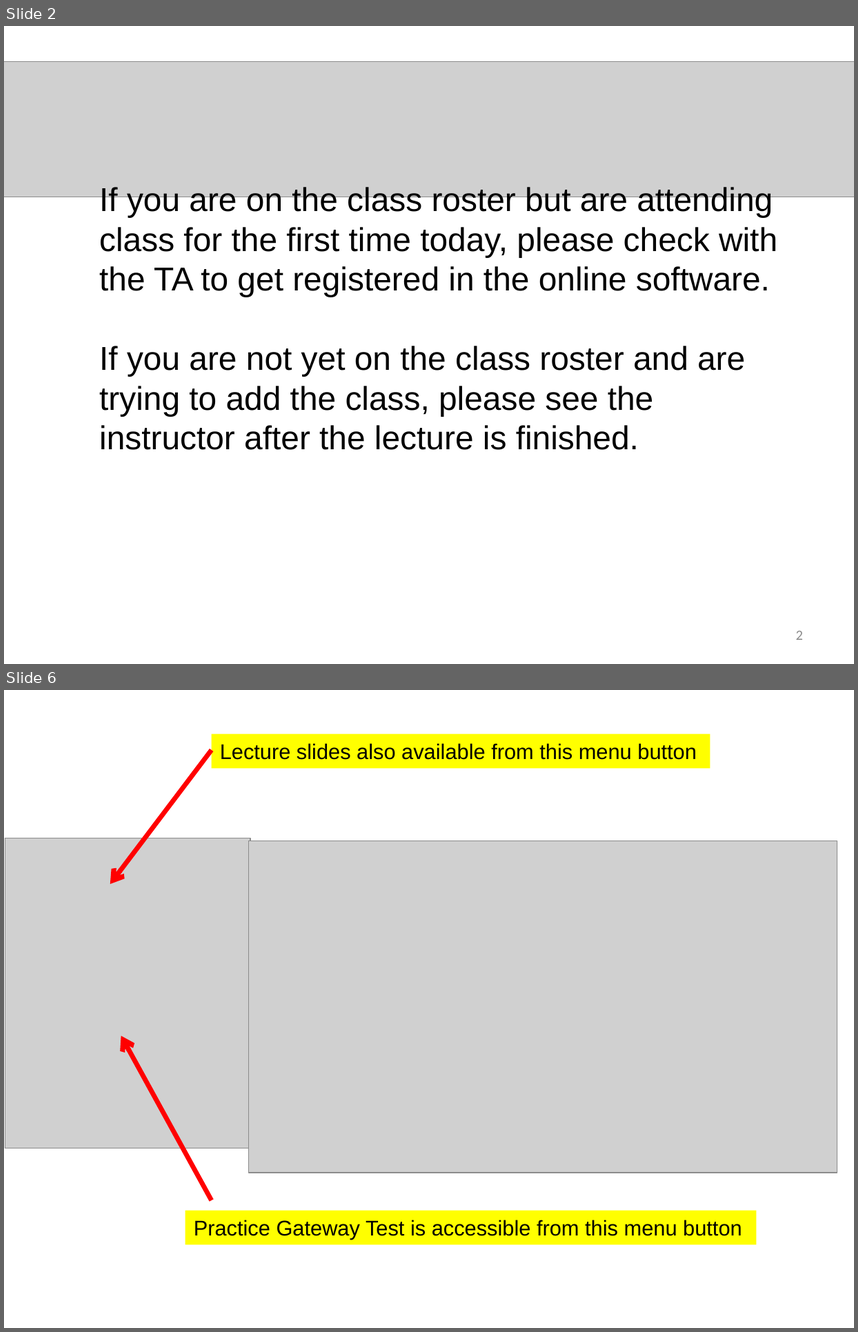
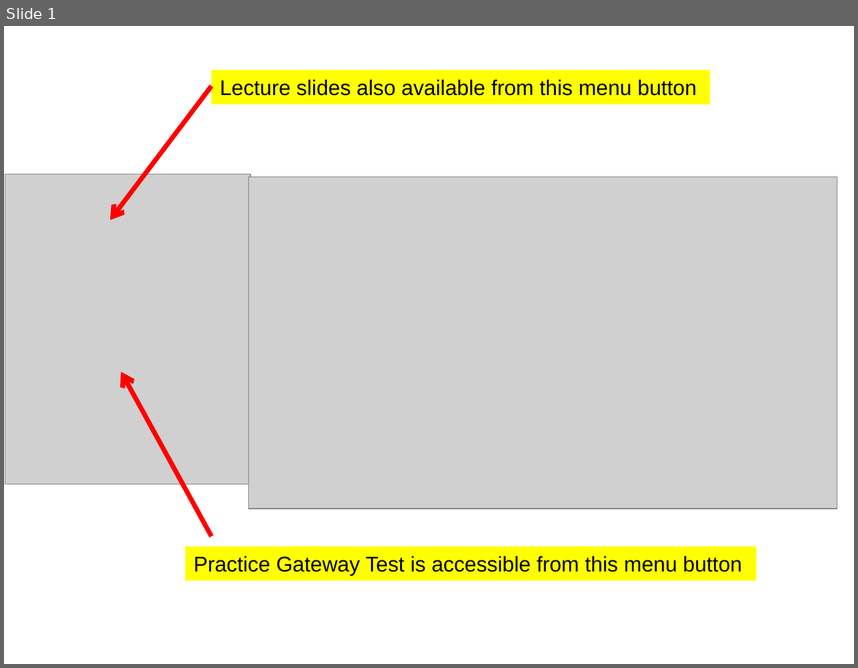
Before and after one commit to tyler-skorczewski-math/tyler-skorczewski-math.github.io, a slide deck: math90/Math90Lecture_1_3A.pptx. Shown one above the other, each under a label of ours: slides 2 and 6 before the commit, slide 1 after it; the slides between them are not shown. The pictures are 858x1332 and 858x668 pixels, drawn with LibreOffice and Linux fonts; fonts in the diff are those of the drawing; grey boxes stand for pictures. Boxes give left, top, right and bottom in pixels: in the first picture for what was removed or moved away, otherwise in the second. Text is boxed around its words. In the diff, an @@ line names an element or a change of style, - is before the commit and + after.

```diff
--- a/math90/Math90Lecture_1_3A.pptx
+++ b/math90/Math90Lecture_1_3A.pptx
@@ slide 2 removed at (x1=4, y1=26, x2=854, y2=664), background #FFFFFF @@
@@ picture removed at (x1=4, y1=62, x2=854, y2=197) @@
@@ text removed at (x1=99, y1=187, x2=777, y2=450) @@
-If you are on the class roster but are attending class for the first time today, please check with the TA to get registered in the online software.
-If you are not yet on the class roster and are trying to add the class, please see the instructor after the lecture is finished.
@@ page number removed at (x1=796, y1=630, x2=803, y2=639) @@
-2
@@ what was slide 6 is now slide 1 @@
```
Also in this commit, not shown: 7 other slides removed, 6 other files.
